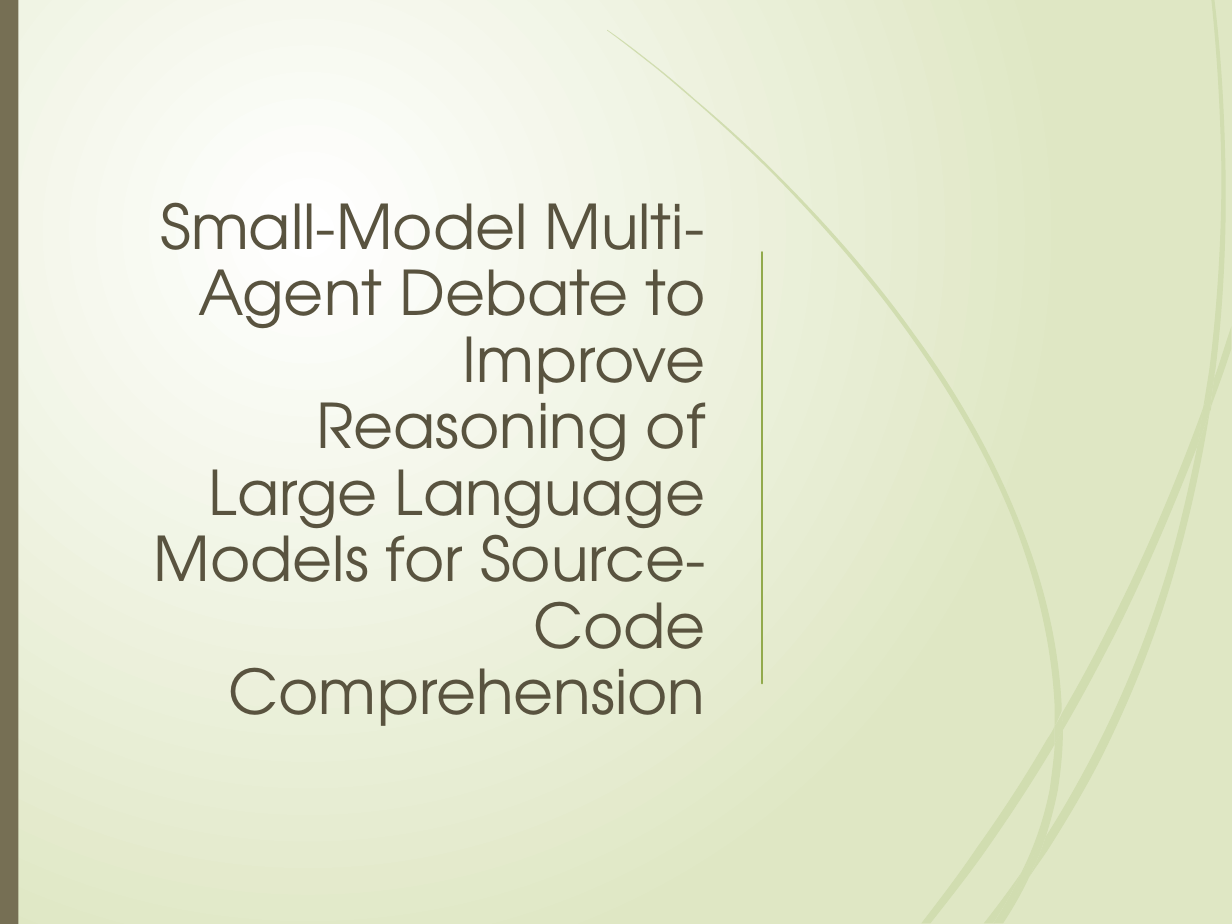
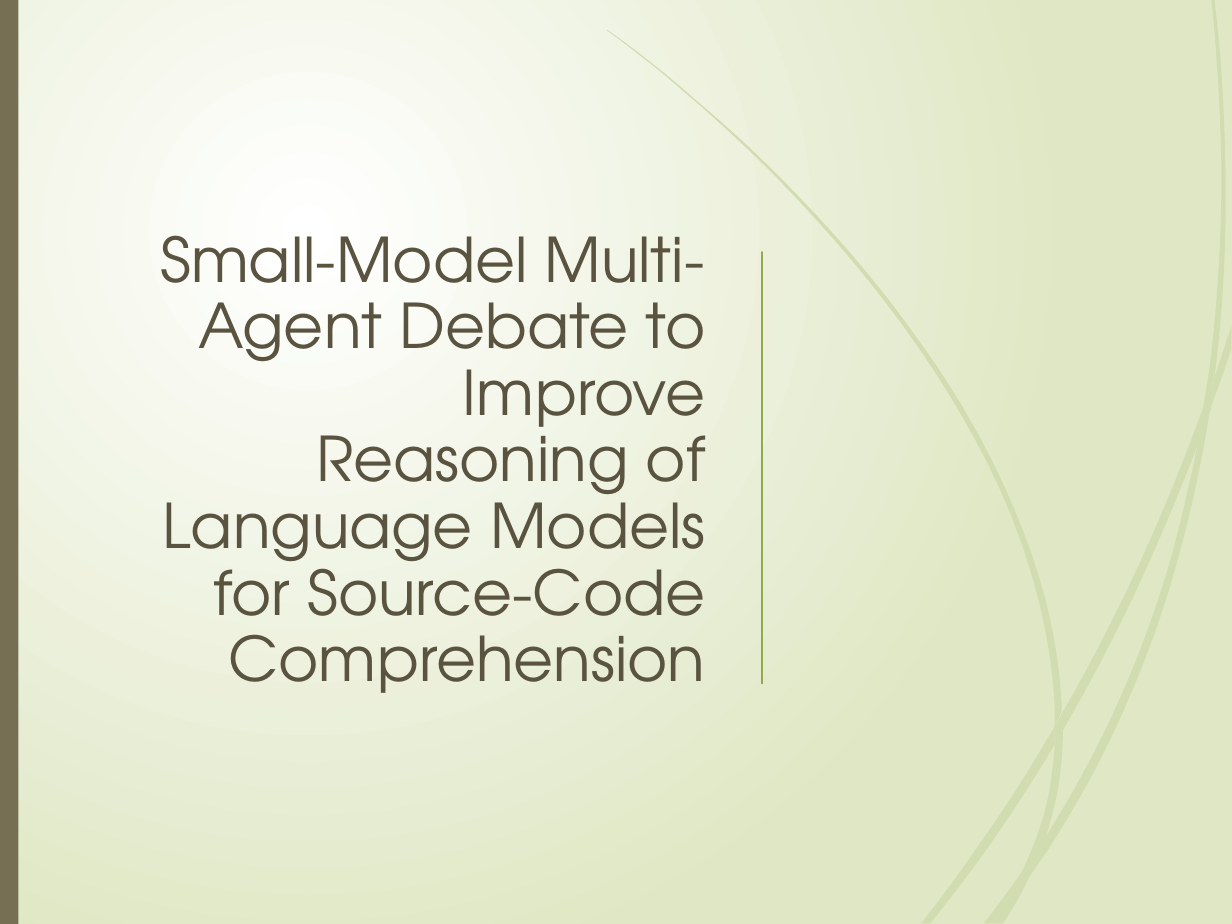
Before and after one commit to MahaZainab/Research-Corpus, a slide deck: slide 1 of RQs/RQ.pptx. Drawn at 1232x924 pixels with LibreOffice and Linux fonts; fonts in the diff are those of the drawing. Boxes give left, top, right and bottom in pixels: in the first picture for what was removed or moved away, otherwise in the second. Text is boxed around its words. In the diff, an @@ line names an element or a change of style, - is before the commit and + after.

```diff
--- a/RQs/RQ.pptx
+++ b/RQs/RQ.pptx
@@ title at [160,235,706,693]: text changed @@
-Small-Model Multi-Agent Debate to Improve Reasoning of Large Language Models for Source-Code Comprehension
+Small-Model Multi-Agent Debate to Improve Reasoning of Language Models for Source-Code Comprehension
```
Also in this commit, not shown: 2 other slides changed.
